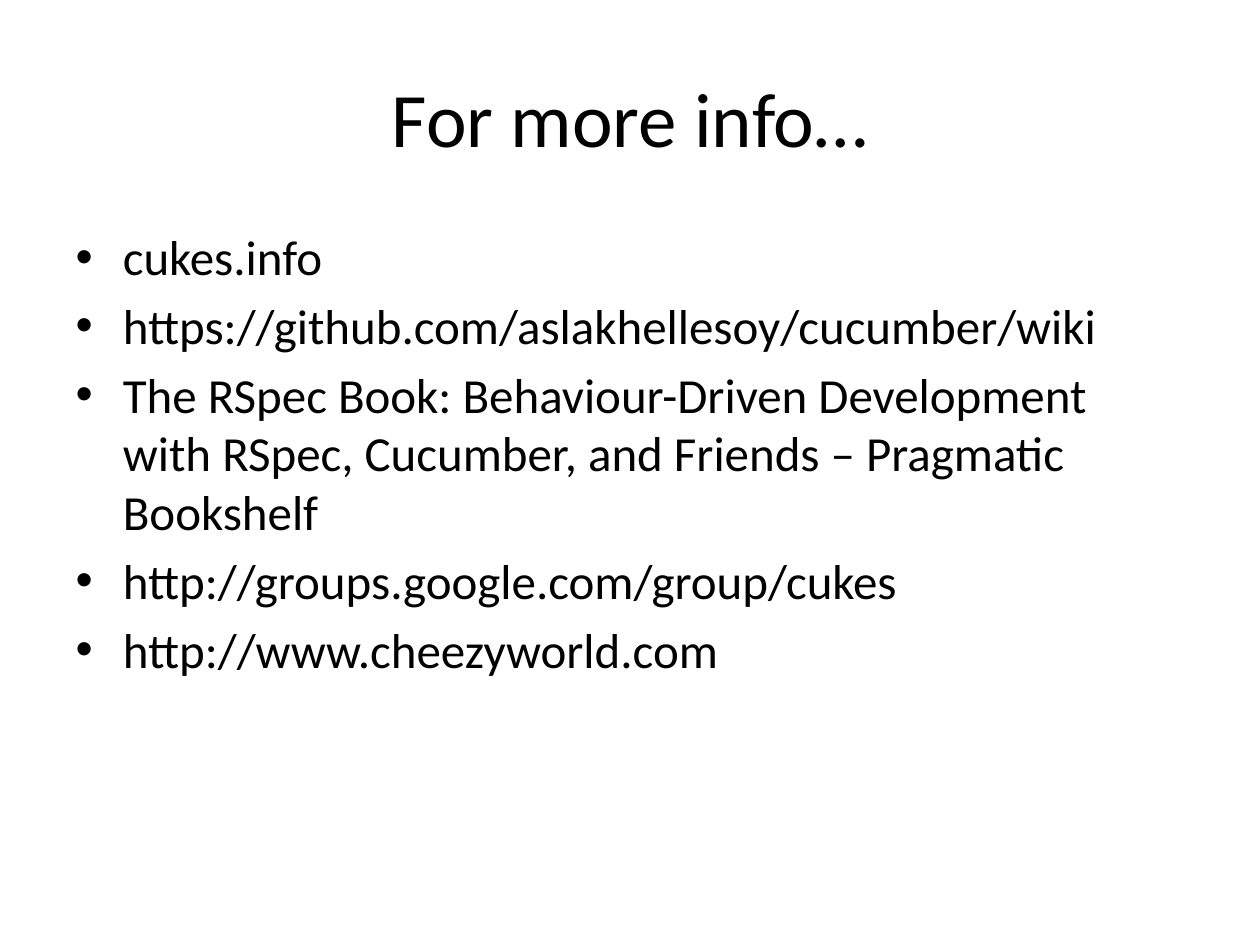
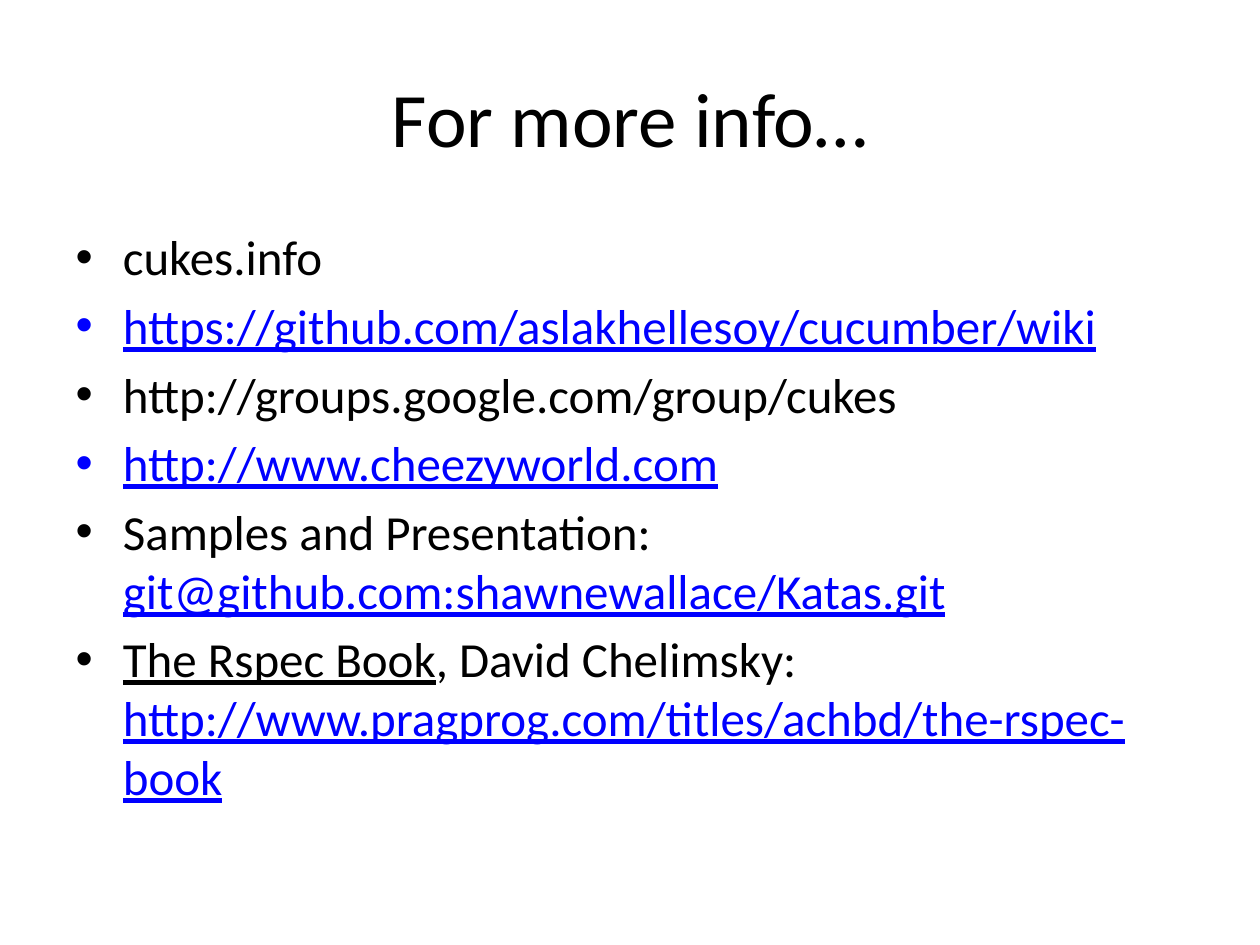
Before and after one commit to shawnewallace/Katas, a slide deck: slide 11 of Presentations/BDD Lunch & Learn.pptx. Drawn at 1260x945 pixels with LibreOffice and Linux fonts; fonts in the diff are those of the drawing. Boxes give left, top, right and bottom in pixels: in the first picture for what was removed or moved away, otherwise in the second. Text is boxed around its words. In the diff, an @@ line names an element or a change of style, - is before the commit and + after.

```diff
--- a/Presentations/BDD Lunch & Learn.pptx
+++ b/Presentations/BDD Lunch & Learn.pptx
@@ text at box(123, 310, 1096, 489): text colour #000000 to #0000FF, underline on in "https://github.com/aslakhellesoy/cucumber/wiki", "http://www.cheezyworld.com" @@
@@ text at box(123, 379, 1086, 531): paragraph removed @@
-• The RSpec Book: Behaviour-Driven Development with RSpec, Cucumber, and Friends – Pragmatic Bookshelf
@@ text at box(123, 516, 1125, 803): paragraphs added @@
+• Samples and Presentation: git@github.com:shawnewallace/Katas.git
+• The Rspec Book, David Chelimsky: http://www.pragprog.com/titles/achbd/the-rspec-book
```
Also in this commit, not shown: 1 other slide changed, 1 slide added, 1 slide removed.
